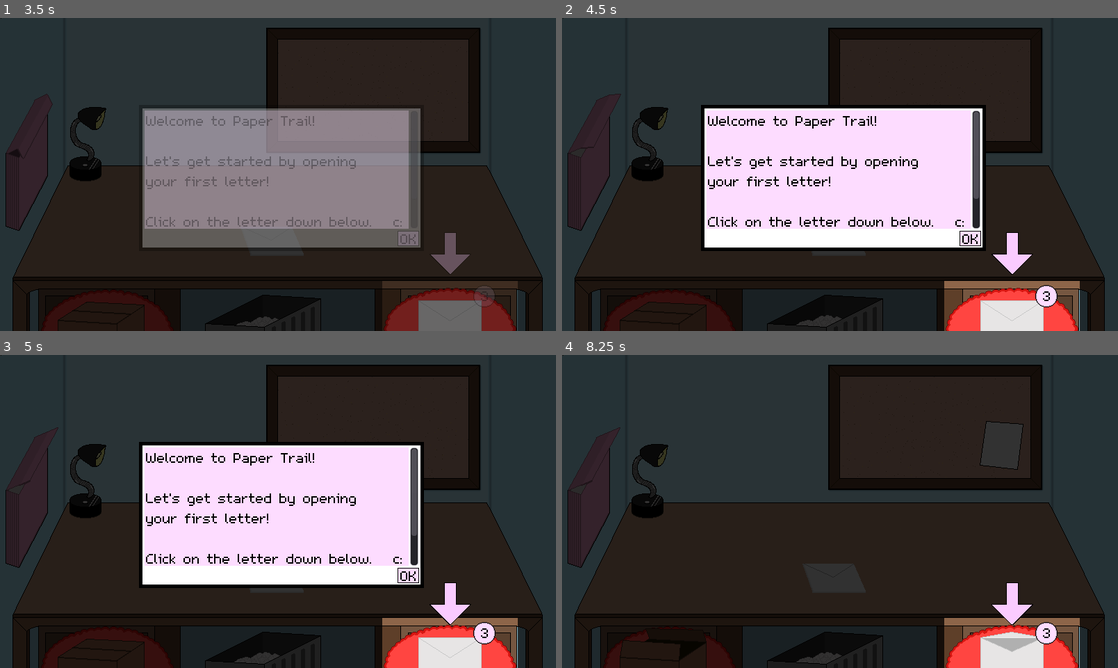
Above: before the commit, frames 1-4 (two rows, left to right).
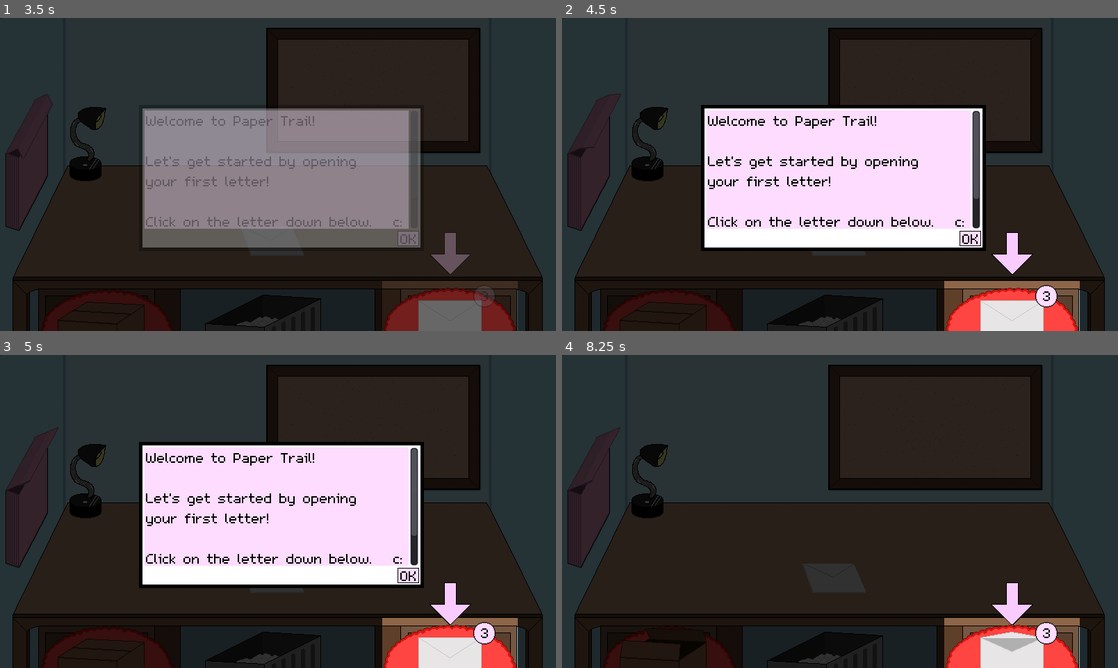
Above: after the commit, the same moments.

Repository: mayalunaa/Paper-Trail
Game: Godot game, scene res://Scenes/Title.tscn
Same seed, same stepped clock (60 frames per second), same inputs: the game is played once before the commit and once after it.
Inputs (mouse positions are in pixels of both pictures, inside the frame that each line leads up to):
- Up to frame 1 (3.5 s): tap Enter at 0.5 s; move the mouse to (283, 246) at 0.52 s; click (283, 246) at 0.67 s; move the mouse to (283, 287) at 1.27 s; click (283, 287) at 1.42 s; move the mouse to (333, 105) at 2.02 s; click (333, 105) at 2.17 s; move the mouse to (372, 89) at 2.77 s; click (372, 89) at 2.92 s
- Up to frame 2 (4.5 s): move the mouse to (823, 312) at 3.52 s; click (823, 312) at 3.67 s; move the mouse to (589, 161) at 4.27 s; click (589, 161) at 4.42 s
- Up to frame 3 (5 s): no input
- Up to frame 4 (8.25 s): move the mouse to (1012, 652) at 5.02 s; click (1012, 652) at 5.17 s; move the mouse to (662, 652) at 5.77 s; click (662, 652) at 5.92 s; move the mouse to (967, 574) at 6.52 s; click (967, 574) at 6.67 s; move the mouse to (834, 577) at 7.27 s; click (834, 577) at 7.42 s; move the mouse to (895, 442) at 8.02 s; click (895, 442) at 8.17 s

Frame 1 is identical in both runs. In frame 2, less than 0.1% of the frame differs, in the area x 1-51%, y 41-99%; in frame 3, less than 0.1%; in frame 4, 0.2%, in the area x 1-83%, y 21-99%.
Error before the commit: Invalid get index 'text' (on base: 'null instance'). (res://GDScript/Letter.gd:17)
Error after the commit: Invalid get index 'text' (on base: 'null instance'). (res://GDScript/Letter.gd:16)

Commit message:
Created the core letter mechanics of the tutorial

Diff:
--- a/GDScript/Board.gd
+++ b/GDScript/Board.gd
@@ -12,8 +12,9 @@
 
 # If the board on the wall is clicked, make something happen
 func _on_Board_input_event(_viewport, event, _shape_idx):
-	if event.is_pressed():
-		if boardsprite.frame < 5:
-			boardsprite.frame = boardsprite.frame + 1
-		else:
-			boardsprite.frame = 0
+	pass
+#	if event.is_pressed():
+#		if boardsprite.frame < 5:
+#			boardsprite.frame = boardsprite.frame + 1
+#		else:
+#			boardsprite.frame = 0
--- a/GDScript/Folder.gd
+++ b/GDScript/Folder.gd
@@ -26,8 +26,8 @@
 	# Increase the lid's animation frame to make the box appear to open
 	lidsprite.frame = min(lidsprite.frame + 1, 6)
 
-	if event.is_pressed():
-		if foldersprite.frame < 5:
-			foldersprite.frame = foldersprite.frame + 1
-		else:
-			foldersprite.frame = 0
+#	if event.is_pressed():
+#		if foldersprite.frame < 5:
+#			foldersprite.frame = foldersprite.frame + 1
+#		else:
+#			foldersprite.frame = 0
--- a/GDScript/Letter.gd
+++ b/GDScript/Letter.gd
@@ -8,7 +8,6 @@
 var textBox
 var textArea
 var textBoxFadeIn = false
-var textBoxFadeAway = false
 
 # Called when the node enters the scene tree for the first time.
 func _ready():
@@ -20,6 +19,9 @@
 
 # Called every frame. 'delta' is the elapsed time since the previous frame.
 func _process(_delta):
+
+	remaining = int(root.get_node("LetterAmount/Amount").text)
+
 	# Grab the positions of the mouse and the letter sprite collision area
 	var mousePos = get_global_mouse_position()
 	var lettershape = get_world_2d().direct_space_state
@@ -29,13 +31,6 @@
 		if not lettershape.intersect_point(mousePos, 1, [], 2147483647, true, true):
 			# decrement the letter's frame until the box closes (frame 0)
 			lettersprite.frame = max(lettersprite.frame - 1, 0)
-
-	# If the 'textBoxFadeAway' flag is on, lower transparency of the text box
-	# until the text box is invisible, then toggle the flag off
-#	if textBoxFadeAway:
-#		textBox.modulate.a = max(textBox.modulate.a - 0.025, 0)
-#		if textBox.modulate.a == 0:
-#			textBoxFadeAway = false
 
 	# If the 'textBoxFadeIn' flag is on, lower transparency of the text box
 	# until the text box is invisible, then toggle the flag off
@@ -54,32 +49,20 @@
 			root.get_node("LetterFade").play("LetterFadeAway")
 			textArea.get_node("Letter0").visible = false
 			textArea.get_node("Letter1").visible = true
-#			if textBox.modulate.a != 0:
-#				textBoxFadeAway = true
 			if textBox.modulate.a == 0:
 				textBoxFadeIn = true
-		else:
-			if remaining != 0:
-				var textpath = "TextBox/Border/Inner/Scroll/TextArea/"
-				var textbox = root.get_node(textpath)
-				var letternum = textbox.get_child_count() - remaining
-				var letterpath = textpath + "Letter" + String(letternum)
-
-				print("amount of letters in total = " + String(textbox.get_child_count()))
-				print("amount of letters remaining = " + String(remaining))
-				print("Pathname would be: " + letterpath)
-
-				root.get_node(textpath + "Letter" + String(letternum-1)).visible = false
-				root.get_node(letterpath).visible = true
-				root.get_node("TextBox").visible = true
-				root.get_node("TextBox").modulate.a = 1
-				root.get_node("LetterAmount").visible = true
-				root.get_node("LetterAmount").modulate.a = 1
 
 		if remaining != 0:
-			remaining = int(root.get_node("LetterAmount/Amount").text) - 1
-			root.get_node("LetterAmount/Amount").text = String(remaining)
-			if remaining == 0:
-				root.get_node("LetterAmount").visible = false
+			var textpath = "TextBox/Border/Inner/Scroll/TextArea/"
+			var textbox = root.get_node(textpath)
+			var letternum = textbox.get_child_count() - remaining
+			var letterpath = textpath + "Letter" + String(letternum)
+			root.get_node(textpath + "Letter" + String(letternum-1)).visible = false
+			root.get_node(letterpath).visible = true
+			root.get_node("TextBox").visible = true
+			root.get_node("TextBox").modulate.a = 1
+			root.get_node("LetterAmount").visible = true
+			root.get_node("LetterAmount").modulate.a = 1
+
 		else:
 			root.get_node("LetterAmount").visible = false
--- a/GDScript/OKButton.gd
+++ b/GDScript/OKButton.gd
@@ -19,5 +19,5 @@
 # If the OK button is clicked, toggle the 'fadeOutTextbox' flag
 func _on_OKButton_input_event(_viewport, event, _shape_idx):
 	if event.is_pressed():
-		print("OK clicked")
+#		print("OK clicked")
 		fadeOutTextbox = true
--- /dev/null
+++ b/GDScript/TableLetter.gd
@@ -0,0 +1,127 @@
+extends Area2D
+
+var timer : float
+var og_mouse_pos : Vector2
+var trans : Sprite
+var onLetter : bool
+var moveLetter : bool
+var root : Node2D
+var textbox : ColorRect
+var remaining : int
+
+# Called when the node enters the scene tree for the first time.
+func _ready():
+	trans = get_parent().get_parent().get_node("TransSprite")
+	root = get_tree().root.get_child(0)
+	textbox = root.get_node("TextBox/Border/Inner/Scroll/TextArea")
+
+# Called every frame. 'delta' is the elapsed time since the previous frame.
+func _process(delta):
+
+	remaining = int(root.get_node("LetterAmount/Amount").text)
+
+	var mousePos = get_global_mouse_position()
+	var lettershape = get_world_2d().direct_space_state
+
+	if onLetter and not lettershape.intersect_point(mousePos, 1, [], 2147483647, true, true):
+		if not moveLetter:
+			onLetter = false
+			trans.visible = false
+			timer = 0
+	elif onLetter:
+		if Input.is_mouse_button_pressed(BUTTON_LEFT): timer += delta
+		else:
+			timer = 0
+			trans.visible = false
+
+	if timer >= 0.25: moveLetter()
+
+func moveLetter():
+	trans.visible = true
+
+	var mousePos = get_global_mouse_position()
+	if not moveLetter:
+		og_mouse_pos = mousePos
+		moveLetter = true
+	var diff_pos = Vector2(mousePos.x - og_mouse_pos.x, mousePos.y - og_mouse_pos.y)
+
+	if Input.is_mouse_button_pressed(BUTTON_LEFT):
+		get_parent().offset = diff_pos
+		self.position = self.position + diff_pos
+	else:
+		resetPosition()
+
+func resetPosition(pos = Vector2(-9,96)):
+	moveLetter = false
+	get_parent().offset = Vector2()
+	self.position = pos
+	if pos != Vector2(-9,96): trans.position = pos
+
+func checkIfCorrect(group):
+	if group == "": pass
+	else:
+		var letternum = String(textbox.get_child_count() - remaining)
+		var letter = textbox.get_node("Letter" + letternum)
+		if get_tree().get_nodes_in_group("Board").has(letter):
+			var board = root.get_node("Board/BoardSprite")
+			if board.frame < 5: board.frame = board.frame + 1
+			else: board.frame = 0
+			remaining = int(root.get_node("LetterAmount/Amount").text) - 1
+			root.get_node("LetterAmount/Amount").text = String(remaining)
+			if remaining == 0: root.get_node("LetterAmount").visible = false
+
+func _on_TableLetter_input_event(_viewport, _event, _shape_idx):
+	if not onLetter: onLetter = true
+
+func _on_Board_input_event(viewport, event, shape_idx):
+	if moveLetter and not Input.is_mouse_button_pressed(BUTTON_LEFT):
+		resetPosition()
+		var letternum = String(textbox.get_child_count() - remaining)
+		var letter = textbox.get_node("Letter" + letternum)
+		if get_tree().get_nodes_in_group("Board").has(letter):
+			var board = root.get_node("Board/BoardSprite")
+			if board.frame < 5: board.frame = board.frame + 1
+			else: board.frame = 0
+			remaining = int(root.get_node("LetterAmount/Amount").text) - 1
+			root.get_node("LetterAmount/Amount").text = String(remaining)
+			if remaining == 0:
+				root.get_node("LetterAmount").visible = false
+				root.get_node("TableLetter").visible = false
+
+func _on_Trash_input_event(viewport, event, shape_idx):
+	if moveLetter and not Input.is_mouse_button_pressed(BUTTON_LEFT):
+		resetPosition()
+		var letternum = String(textbox.get_child_count() - remaining)
+		var letter = textbox.get_node("Letter" + letternum)
+		if get_tree().get_nodes_in_group("Trash").has(letter):
+			var trash = root.get_node("Trash/TrashSprite")
+			if trash.frame < 5: trash.frame = trash.frame + 1
+			else: trash.frame = 0
+			remaining = int(root.get_node("LetterAmount/Amount").text) - 1
+			root.get_node("LetterAmount/Amount").text = String(remaining)
+			if remaining == 0:
+				root.get_node("LetterAmount").visible = false
+				root.get_node("TableLetter").visible = false
+
+func _on_Folder_input_event(viewport, event, shape_idx):
+	if moveLetter and not Input.is_mouse_button_pressed(BUTTON_LEFT):
+		resetPosition()
+		var letternum = String(textbox.get_child_count() - remaining)
+		var letter = textbox.get_node("Letter" + letternum)
+		if get_tree().get_nodes_in_group("Folder").has(letter):
+			var folder = root.get_node("Folder/FolderSprite")
+			if folder.frame < 5: folder.frame = folder.frame + 1
+			else: folder.frame = 0
+			remaining = int(root.get_node("LetterAmount/Amount").text) - 1
+			root.get_node("LetterAmount/Amount").text = String(remaining)
+			if remaining == 0:
+				root.get_node("LetterAmount").visible = false
+				root.get_node("TableLetter").visible = false
+
+func _on_Letter_input_event(viewport, event, shape_idx):
+	if moveLetter and not Input.is_mouse_button_pressed(BUTTON_LEFT):
+		resetPosition()
+
+func _on_Box_input_event(viewport, event, shape_idx):
+	if moveLetter and not Input.is_mouse_button_pressed(BUTTON_LEFT):
+		resetPosition()
--- a/GDScript/Trash.gd
+++ b/GDScript/Trash.gd
@@ -12,8 +12,9 @@
 
 # If the trash can on the floor is clicked, make something happen
 func _on_Trash_input_event(_viewport, event, _shape_idx):
-	if event.is_pressed():
-		if trashsprite.frame < 5:
-			trashsprite.frame = trashsprite.frame + 1
-		else:
-			trashsprite.frame = 0
+	pass
+#	if event.is_pressed():
+#		if trashsprite.frame < 5:
+#			trashsprite.frame = trashsprite.frame + 1
+#		else:
+#			trashsprite.frame = 0
--- a/Scenes/TableLetter.gd
+++ /dev/null
@@ -1,104 +0,0 @@
-extends Area2D
-
-var timer : float
-var og_mouse_pos : Vector2
-var trans : Sprite
-var onLetter : bool
-var moveLetter : bool
-var root : Node2D
-
-# Called when the node enters the scene tree for the first time.
-func _ready():
-	trans = get_parent().get_parent().get_node("TransSprite")
-	root = get_tree().root.get_child(0)
-	print(root.name)
-
-# Called every frame. 'delta' is the elapsed time since the previous frame.
-func _process(delta):
-
-	var mousePos = get_global_mouse_position()
-	var lettershape = get_world_2d().direct_space_state
-
-	if onLetter and not lettershape.intersect_point(mousePos, 1, [], 2147483647, true, true):
-		if not moveLetter:
-			onLetter = false
-			trans.visible = false
-			timer = 0
-	elif onLetter:
-		if Input.is_mouse_button_pressed(BUTTON_LEFT):
-			if timer < 0.25: print(timer)
-			timer += delta
-		else:
-			timer = 0
-			trans.visible = false
-
-	if timer >= 0.25: moveLetter()
-
-func moveLetter():
-	trans.visible = true
-
-	var mousePos = get_global_mouse_position()
-	if not moveLetter:
-		og_mouse_pos = mousePos
-		moveLetter = true
-	var diff_pos = Vector2(mousePos.x - og_mouse_pos.x, mousePos.y - og_mouse_pos.y)
-
-	if Input.is_mouse_button_pressed(BUTTON_LEFT):
-		get_parent().offset = diff_pos
-		self.position = self.position + diff_pos
-	else:
-		resetPosition()
-
-func resetPosition(pos = Vector2(-9,96)):
-	moveLetter = false
-	get_parent().offset = Vector2()
-	self.position = pos
-	if pos != Vector2(-9,96): trans.position = pos
-
-func _on_TableLetter_input_event(_viewport, _event, _shape_idx):
-	if not onLetter: onLetter = true
-
-func _on_Board_input_event(viewport, event, shape_idx):
-	if moveLetter and not Input.is_mouse_button_pressed(BUTTON_LEFT):
-		resetPosition()
-		var board = root.get_node("Board/BoardSprite")
-		if board.frame < 5:
-			board.frame = board.frame + 1
-		else:
-			board.frame = 0
-
-func _on_Trash_input_event(viewport, event, shape_idx):
-	if moveLetter and not Input.is_mouse_button_pressed(BUTTON_LEFT):
-		resetPosition()
-		var trash = root.get_node("Trash/TrashSprite")
-		if trash.frame < 5:
-			trash.frame = trash.frame + 1
-		else:
-			trash.frame = 0
-
-func _on_Folder_input_event(viewport, event, shape_idx):
-	if moveLetter and not Input.is_mouse_button_pressed(BUTTON_LEFT):
-		resetPosition()
-		var folder = root.get_node("Folder/FolderSprite")
-		if folder.frame < 5:
-			folder.frame = folder.frame + 1
-		else:
-			folder.frame = 0
-
-func _on_Letter_input_event(viewport, event, shape_idx):
-	if moveLetter and not Input.is_mouse_button_pressed(BUTTON_LEFT):
-		resetPosition()
-		var letter = root.get_node("Letter/LetterSprite")
-		if letter.frame < 5:
-			letter.frame = letter.frame + 1
-		else:
-			letter.frame = 0
-
-func _on_Box_input_event(viewport, event, shape_idx):
-	if moveLetter and not Input.is_mouse_button_pressed(BUTTON_LEFT):
-		resetPosition()
-		var box = root.get_node("Box/BoxSprite")
-		if box.frame < 5:
-			box.frame = box.frame + 1
-		else:
-			box.frame = 0
--- a/Scenes/Tutorial.tscn
+++ b/Scenes/Tutorial.tscn
@@ -14,13 +14,13 @@
 [ext_resource path="res://GDScript/LetterFade.gd" type="Script" id=12]
 [ext_resource path="res://Resources/PNG Exports/Arrow.png" type="Texture" id=13]
 [ext_resource path="res://Resources/PNG Exports/AmountIndicator.png" type="Texture" id=14]
-[ext_resource path="res://Scenes/TextArea.gd" type="Script" id=15]
-[ext_resource path="res://Scenes/Arrow.gd" type="Script" id=16]
+[ext_resource path="res://GDScript/TextArea.gd" type="Script" id=15]
+[ext_resource path="res://GDScript/Arrow.gd" type="Script" id=16]
 [ext_resource path="res://Resources/PNG Exports/FolderFillingSpriteSheet-BasicBackground-15.png" type="Texture" id=17]
 [ext_resource path="res://Resources/PNG Exports/BoardPinningSpriteSheet-BasicBackground-13.png" type="Texture" id=18]
 [ext_resource path="res://Resources/PNG Exports/TrashFillingSpriteSheet-BasicBackground-12.png" type="Texture" id=19]
 [ext_resource path="res://Resources/PNG Exports/LidOpeningSpriteSheet-BasicBackground-14.png" type="Texture" id=20]
-[ext_resource path="res://Scenes/TableLetter.gd" type="Script" id=21]
+[ext_resource path="res://GDScript/TableLetter.gd" type="Script" id=21]
 [ext_resource path="res://Resources/PNG Exports/Letter.png" type="Texture" id=22]
 
 [sub_resource type="RectangleShape2D" id=4]
@@ -471,8 +471,11 @@
 Click on the letter down below.   c:
 
 SECRET SCROLL CONTENT"
-
-[node name="Letter1" type="Label" parent="TextBox/Border/Inner/Scroll/TextArea"]
+__meta__ = {
+"_editor_description_": "Intro"
+}
+
+[node name="Letter1" type="Label" parent="TextBox/Border/Inner/Scroll/TextArea" groups=["Folder"]]
 visible = false
 margin_left = 2.0
 rect_min_size = Vector2( 380, 171 )
@@ -481,8 +484,11 @@
 custom_colors/font_color = Color( 0, 0, 0, 1 )
 custom_fonts/font = SubResource( 7 )
 text = "Sentimental message <3"
-
-[node name="Letter2" type="Label" parent="TextBox/Border/Inner/Scroll/TextArea"]
+__meta__ = {
+"_editor_description_": "Folder"
+}
+
+[node name="Letter2" type="Label" parent="TextBox/Border/Inner/Scroll/TextArea" groups=["Trash"]]
 visible = false
 margin_left = 2.0
 rect_min_size = Vector2( 380, 171 )
@@ -493,8 +499,11 @@
 text = "Plz send me $500 in bitcoin go to
 microsoft.scam and send it now
 thank you yes this is real"
-
-[node name="Letter3" type="Label" parent="TextBox/Border/Inner/Scroll/TextArea"]
+__meta__ = {
+"_editor_description_": "Trash"
+}
+
+[node name="Letter3" type="Label" parent="TextBox/Border/Inner/Scroll/TextArea" groups=["Board"]]
 visible = false
 margin_left = 2.0
 rect_min_size = Vector2( 380, 171 )
@@ -503,6 +512,9 @@
 custom_colors/font_color = Color( 0, 0, 0, 1 )
 custom_fonts/font = SubResource( 7 )
 text = "IMPORTANT TO-DO ITEM"
+__meta__ = {
+"_editor_description_": "Board"
+}
 
 [node name="OKBorder" type="ColorRect" parent="TextBox/Border/Inner"]
 margin_left = 367.0
--- a/project.godot
+++ b/project.godot
@@ -16,11 +16,12 @@
 
 [display]
 
-window/size/width=800
-window/size/height=450
+window/size/width=1600
+window/size/height=900
 window/size/resizable=false
 window/stretch/mode="viewport"
 window/stretch/aspect="expand"
+window/stretch/shrink=2.0
 
 [gui]
 
Renamed: Scenes/Arrow.gd -> GDScript/Arrow.gd
Renamed: Scenes/TextArea.gd -> GDScript/TextArea.gd
